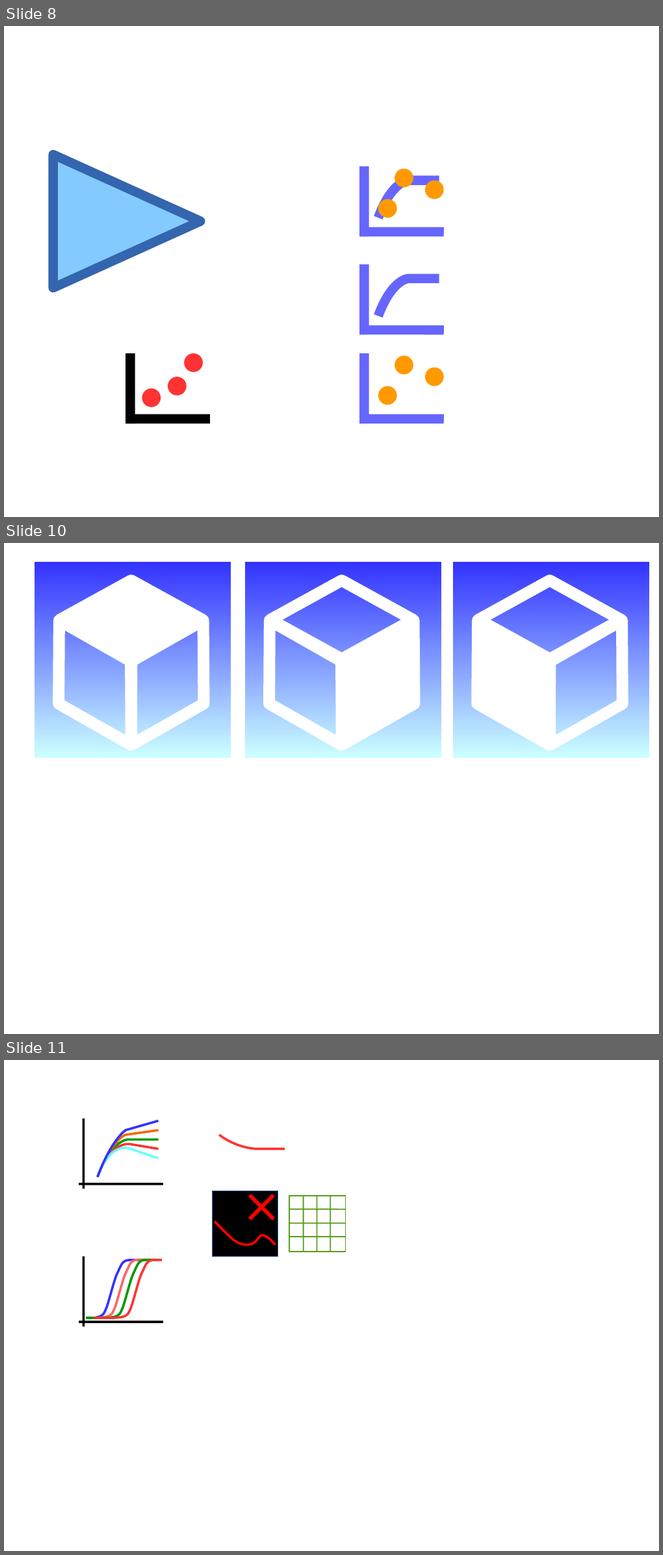
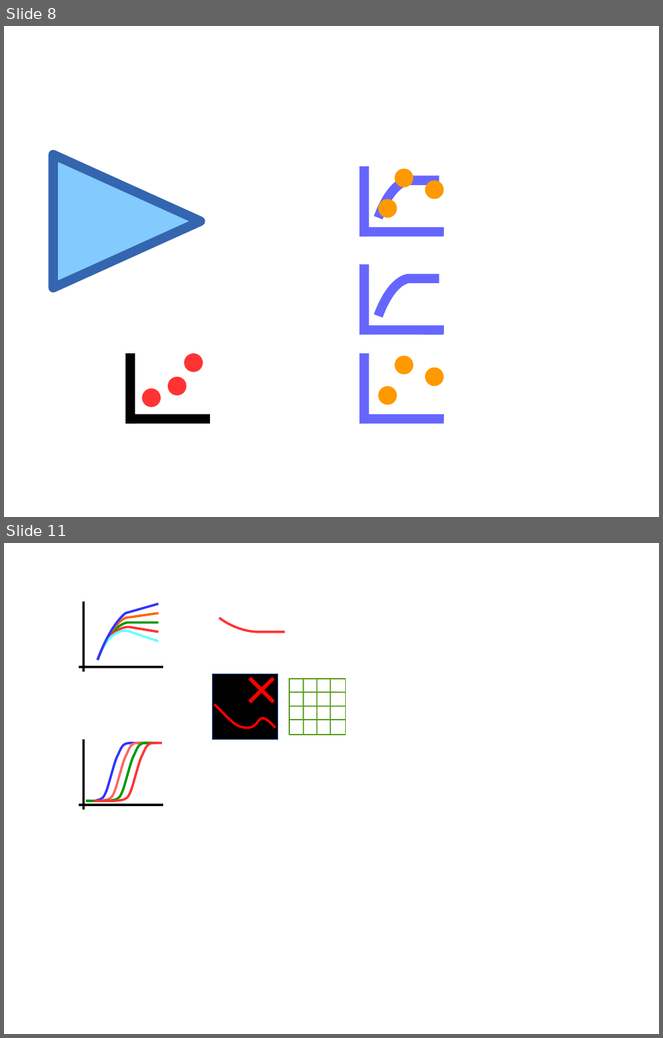
Before and after one commit to PauloCarvalhoRJ/gammaray, a slide deck: art/logo.odp. Shown one above the other, each under a label of ours: slides 8, 10 and 11 before the commit, slides 8 and 11 after it; the slides between them are not shown. The pictures are 663x1555 and 663x1038 pixels, drawn with LibreOffice and Linux fonts; fonts in the diff are those of the drawing. Boxes give left, top, right and bottom in pixels: in the first picture for what was removed or moved away, otherwise in the second. Text is boxed around its words. In the diff, an @@ line names an element or a change of style, - is before the commit and + after.

```diff
--- a/art/logo.odp
+++ b/art/logo.odp
@@ slide 10 removed at bbox=[4, 543, 659, 1034], background #FFFFFF @@
@@ rectangle removed at bbox=[244, 561, 441, 758] @@
@@ rectangle removed at bbox=[454, 561, 650, 758] @@
@@ diamond removed at bbox=[270, 581, 413, 659] @@
@@ diamond removed at bbox=[479, 581, 622, 659] @@
@@ group removed at bbox=[22, 561, 240, 766]: 3 diamonds, 1 rectangle @@
@@ diamond removed at bbox=[233, 600, 378, 766] @@
@@ diamond removed at bbox=[306, 600, 451, 766] @@
@@ diamond removed at bbox=[441, 600, 586, 766] @@
@@ diamond removed at bbox=[514, 600, 659, 766] @@
```
Also in this commit, not shown: 1 slide changed, 1 slide added, 13 other files.
